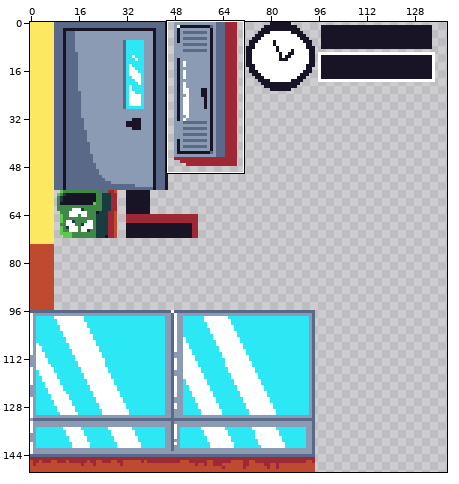
Sprite sheet: Project/Content/Sprites/tilemap.png. Above: a wide view before the commit, with the close-up outlined.
Close-up. The starting point:
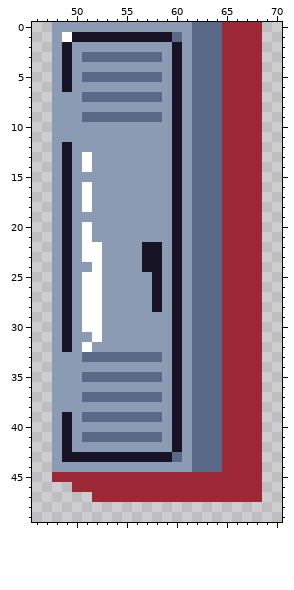
The file is 150x150 pixels. Shown: x 46..70, y 0..49. The wide view leaves out empty margins. The commit also changed other parts of the picture, which this record leaves out.
The result:
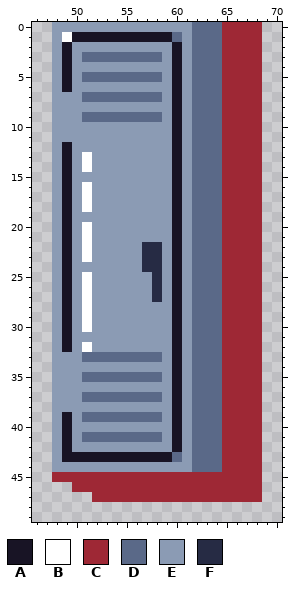
Palette (. is transparent): A #181425  B #ffffff  C #9e2835  D #5a6988  E #8b9bb4  F #262b44
The exact change:
Colour E replaces colour A in row 28 at x 58.
Colour E replaces colour B in rows 22 to 31 at x 52.
Colour F replaces colour A in rows 22 to 24 at x 57 to 58; in rows 25 to 27 at x 58.
